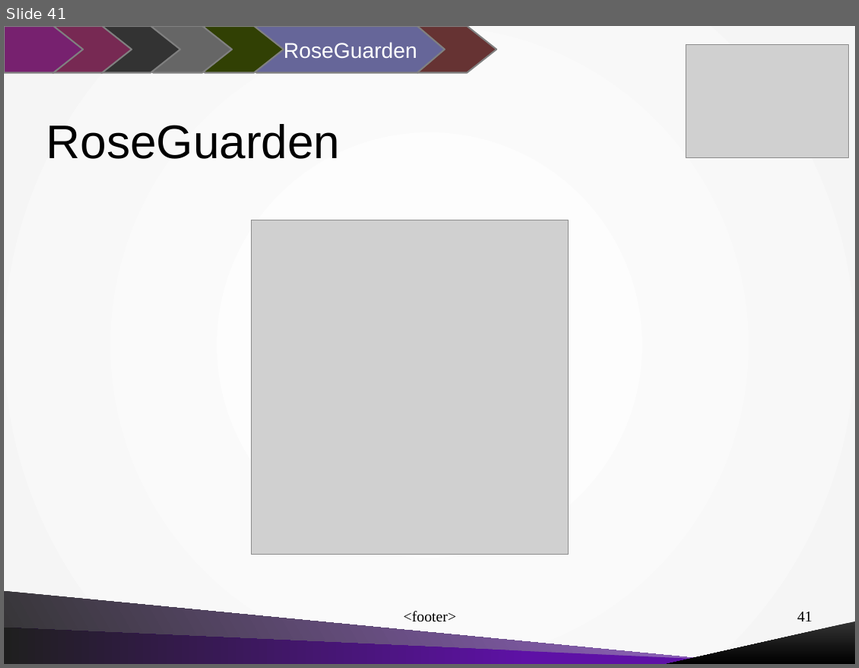
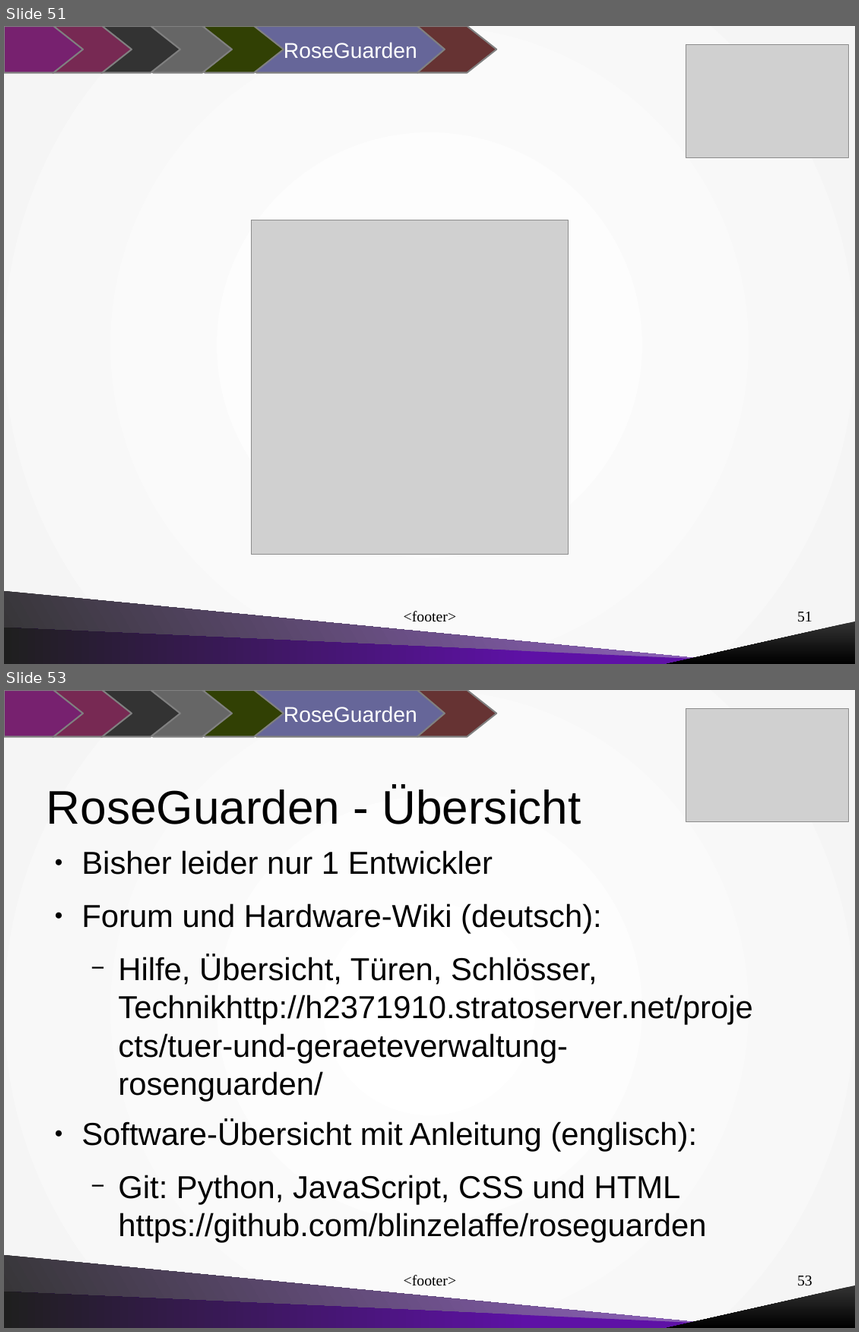
Before and after one commit to mdrobisch/roseguarden, a slide deck: documentation/presentations/Talk_at_VOW_Dresden_Germany_2015-11-06.odp. Shown one above the other, each under a label of ours: slide 41 before the commit, slides 51 and 53 after it; the slides between them are not shown. The pictures are 859x668 and 859x1332 pixels, drawn with LibreOffice and Linux fonts; fonts in the diff are those of the drawing; grey boxes stand for pictures. Boxes give left, top, right and bottom in pixels: in the first picture for what was removed or moved away, otherwise in the second. Text is boxed around its words. In the diff, an @@ line names an element or a change of style, - is before the commit and + after.

```diff
--- a/documentation/presentations/Talk_at_VOW_Dresden_Germany_2015-11-06.odp
+++ b/documentation/presentations/Talk_at_VOW_Dresden_Germany_2015-11-06.odp
@@ slide 53 added at bbox=[4, 690, 855, 1328], background gradient #FFFFFF to #F5F5F5; not listed: 5 template elements that a slide beside it also shows @@
@@ freeform shape added at bbox=[4, 690, 83, 737], fill #77216F, outline #808080 1.45 pt @@
@@ freeform shape added at bbox=[53, 690, 132, 737], fill #772953, outline #808080 1.45 pt @@
@@ freeform shape added at bbox=[101, 690, 180, 737], fill #333333, outline #808080 1.45 pt @@
@@ freeform shape added at bbox=[153, 690, 232, 737], fill #666666, outline #808080 1.45 pt @@
@@ freeform shape added at bbox=[205, 690, 284, 737], fill #314004, outline #808080 1.45 pt @@
@@ freeform shape added at bbox=[256, 690, 445, 737], fill #666699, outline #808080 1.45 pt, 20 pt, text #FFFFFF @@
+RoseGuarden
@@ freeform shape added at bbox=[418, 690, 496, 737], fill #663333, outline #808080 1.45 pt @@
@@ picture added at bbox=[686, 708, 849, 822] @@
@@ title added at bbox=[47, 787, 581, 825], 44 pt, text #000000 @@
+RoseGuarden - Übersicht
@@ text added at bbox=[82, 850, 753, 1243], 29.6 pt, text #000000 @@
+● Bisher leider nur 1 Entwickler
+● Forum und Hardware-Wiki (deutsch):
+  − Hilfe, Übersicht, Türen, Schlösser, Technikhttp://h2371910.stratoserver.net/projects/tuer-und-geraeteverwaltung-rosenguarden/
+● Software-Übersicht mit Anleitung (englisch):
+  − Git: Python, JavaScript, CSS und HTML
+    https://github.com/blinzelaffe/roseguarden
@@ what was slide 41 is now slide 51 @@
@@ slide 51 changed as well @@
@@ title removed at bbox=[47, 124, 340, 159] @@
-RoseGuarden
@@ page number at bbox=[797, 612, 813, 623]: text changed @@
-41
+51
```
Also in this commit, not shown: 6 other slides changed, 21 other slides added, 2 slides removed.
